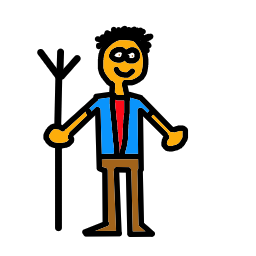
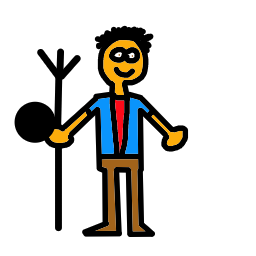
Comparing the layer stacks of the two w=256, h=256 images. Changes:
painted on "Plast 2" over 14, 101, 55, 143
